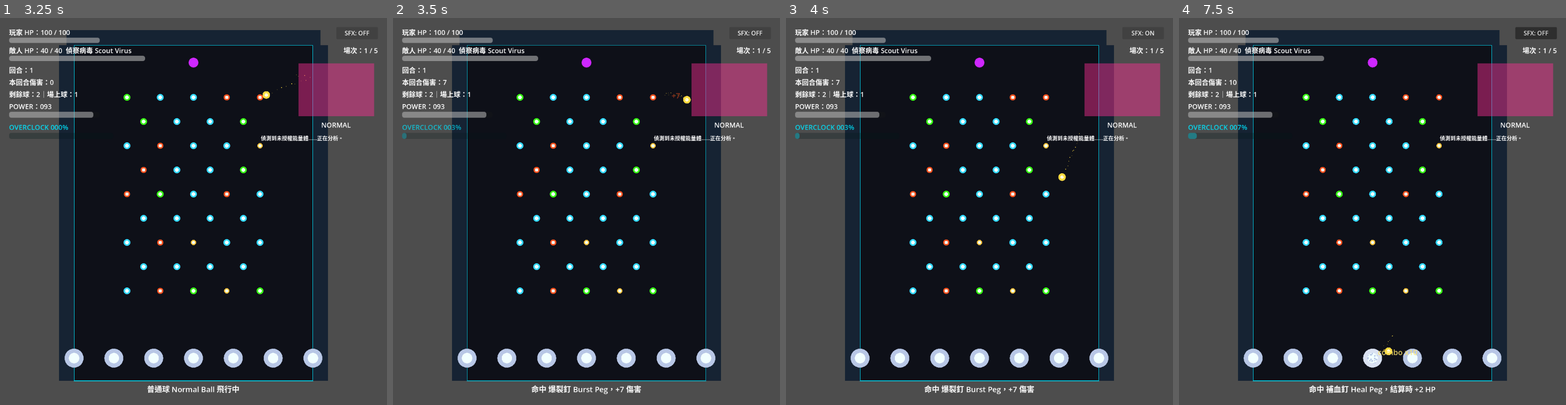
Above: before the commit, frames 1-4 (left to right).
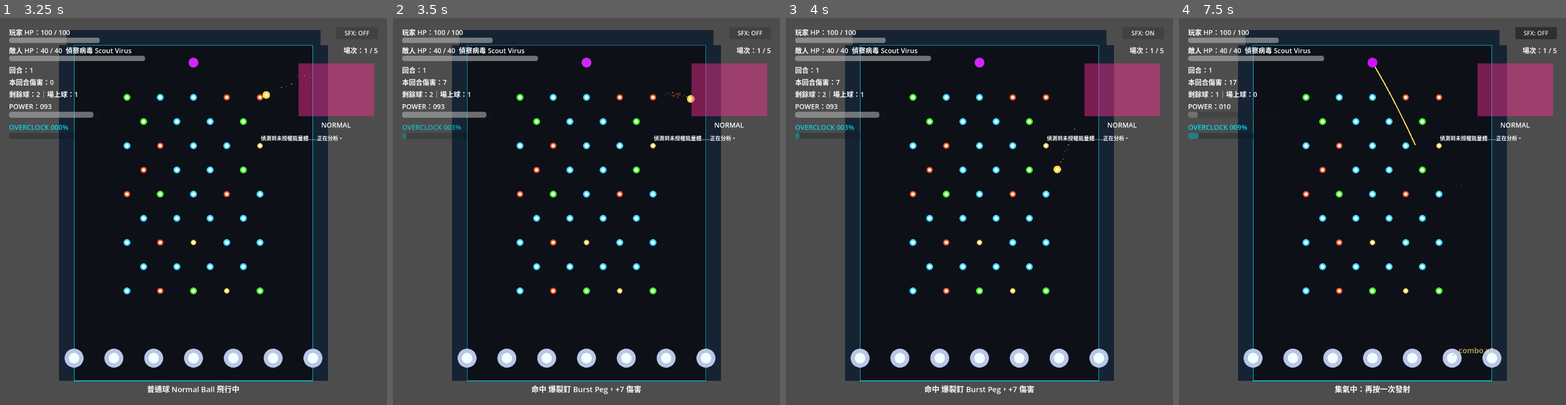
Above: after the commit, the same moments.

Repository: testBP0612/NanoDungeon
Game: Godot game, scene res://Scenes/MainMenu.tscn
Same seed, same stepped clock (60 frames per second), same inputs: the game is played once before the commit and once after it.
Inputs (mouse positions are in pixels of both pictures, inside the frame that each line leads up to):
- Up to frame 1 (3.25 s): click "開始" at 0.5 s; click "SFX: ON" at 1.25 s; click "SFX: OFF" at 2 s; click "SFX: ON" at 2.75 s
- Up to frame 2 (3.5 s): no input
- Up to frame 3 (4 s): click "SFX: OFF" at 3.5 s
- Up to frame 4 (7.5 s): click "SFX: ON" at 4.25 s; click "SFX: OFF" at 5 s; tap Enter at 5.75 s; move the mouse to (1457, 192) at 5.77 s; click (1457, 192) at 5.92 s; tap Space at 6.02, 6.77 s; move the mouse to (1295, 230) at 6.52 s; click (1295, 230) at 6.67 s; move the mouse to (1411, 126) at 7.27 s; click (1411, 126) at 7.42 s

Frame 1 is identical in both runs. In frame 2, less than 0.1% of the frame differs, in the area x 70-78%, y 19-23%; in frame 3, less than 0.1%; in frame 4, 1.3%, in the area x 4-84%, y 10-98%.

Commit message:
Implement Phase 11: overkill execute, player attack VFX, peg bounce tuning
- Ball.gd: generalize bumper into _apply_speed_boost; normal pegs use peg_bounce_boost, bottom row keeps bounce_multiplier; both capped by max_ball_speed.
- Battle.gd: re-entrancy-guarded OVERKILL execute when round damage >= enemy HP; player attack VFX on settle.
- BattleFX.gd: show_overkill_cutin + play_player_attack (procedural).
- DataLoader.gd: validate execute/peg_bounce_boost/max_ball_speed and feel overkill_cutin/player_attack.
- Data: player.json + feel.json Phase 11 params.

Reviewed: execute guard prevents double-settle / FSM re-entry; JSON valid; FX methods present.

Co-Authored-By: Claude Opus 4.8 <noreply@anthropic.com>

Diff:
--- a/Data/feel.json
+++ b/Data/feel.json
@@ -91,6 +91,43 @@
       "count_up_seconds": 0.42,
       "enemy_hp_drain_seconds": 0.46
     },
+    "overkill_cutin": {
+      "enabled": true,
+      "text": "OVERKILL / 強制清除",
+      "flash_color": "#FFE85C",
+      "flash_alpha": 0.82,
+      "flash_seconds": 0.42,
+      "cut_in_seconds": 0.68,
+      "font_size": 68,
+      "start_scale": 0.72,
+      "peak_scale": 1.1,
+      "end_scale": 1.22,
+      "shake_strength": 14.0,
+      "shake_duration": 0.32,
+      "camera_zoom_punch": 0.07,
+      "particle_amount": 46,
+      "particle_lifetime": 0.38
+    },
+    "player_attack": {
+      "enabled": true,
+      "gather_seconds": 0.16,
+      "travel_seconds": 0.18,
+      "impact_hold_seconds": 0.08,
+      "fade_seconds": 0.14,
+      "base_width": 5.0,
+      "max_width": 18.0,
+      "damage_scale_reference": 120.0,
+      "normal_color": "#00E5FF",
+      "overload_color": "#FFC83D",
+      "core_color": "#FFFFFF",
+      "gather_particle_amount": 18,
+      "impact_particle_amount": 26,
+      "particle_lifetime": 0.26,
+      "projectile_radius": 7.0,
+      "projectile_max_scale": 2.4,
+      "sfx_pitch_min": 0.92,
+      "sfx_pitch_max": 1.35
+    },
     "particles": {
       "launch_amount": 8,
       "launch_lifetime": 0.18,
--- a/Data/player.json
+++ b/Data/player.json
@@ -15,6 +15,12 @@
     "ball_radius": 10.0,
     "ball_gravity_scale": 1.0,
     "ball_bounce": 0.9,
-    "ball_friction": 0.0
+    "ball_friction": 0.0,
+    "peg_bounce_boost": 1.15,
+    "max_ball_speed": 1600.0,
+    "execute": {
+      "enabled": true,
+      "margin": 0
+    }
   }
 }
--- a/Scripts/Ball.gd
+++ b/Scripts/Ball.gd
@@ -10,6 +10,7 @@
 var _recovered := false
 var _launch_speed := 0.0
 var _bounce_multiplier := 1.0
+var _peg_bounce_boost := 1.0
 var _max_ball_speed := 0.0
 var _ball_color := Color(1.0, 0.86, 0.25)
 var _peg_rehit_cooldown := 0.0
@@ -34,7 +35,8 @@
 	_peg_rehit_cooldown = float(_feel_config["peg_rehit_cooldown_seconds"])
 	var bottom_row: Dictionary = field_config.get("bottom_row", {})
 	_bounce_multiplier = float(bottom_row.get("bounce_multiplier", 1.0))
-	_max_ball_speed = float(bottom_row.get("max_ball_speed", 0.0))
+	_peg_bounce_boost = float(player_config.get("peg_bounce_boost", 1.0))
+	_max_ball_speed = float(player_config.get("max_ball_speed", bottom_row.get("max_ball_speed", 0.0)))
 	_ball_color = _color_for_ball(ball_id)
 	radius = float(player_config["ball_radius"])
 	gravity_scale = float(player_config["ball_gravity_scale"])
@@ -77,7 +79,9 @@
 		if not _can_hit_peg(body):
 			return
 		if String(body.get_peg_id()) == "bounce_peg":
-			_apply_bumper_boost()
+			_apply_speed_boost(_bounce_multiplier)
+		else:
+			_apply_speed_boost(_peg_bounce_boost)
 		if body.has_method("play_hit_feedback"):
 			body.play_hit_feedback()
 		var hit_color := Color(0.2, 0.85, 1.0)
@@ -93,13 +97,13 @@
 	return _combo_hits
 
 
-func _apply_bumper_boost() -> void:
-	if _bounce_multiplier <= 0.0:
+func _apply_speed_boost(multiplier: float) -> void:
+	if multiplier <= 0.0:
 		return
 	var current_speed := linear_velocity.length()
 	if current_speed <= 0.01:
 		return
-	var boosted_speed := current_speed * _bounce_multiplier
+	var boosted_speed := current_speed * multiplier
 	if _max_ball_speed > 0.0:
 		boosted_speed = min(boosted_speed, _max_ball_speed)
 	linear_velocity = linear_velocity.normalized() * boosted_speed
--- a/Scripts/Battle.gd
+++ b/Scripts/Battle.gd
@@ -31,6 +31,7 @@
 var _settlement_animating := false
 var _overload_triggered_this_round := false
 var _overload_active_this_round := false
+var _execute_in_progress := false
 var launch_direction_locked := false
 var locked_launch_direction := Vector2.DOWN
 var round_context: RefCounted = ROUND_CONTEXT_SCRIPT.new()
@@ -85,6 +86,8 @@
 
 
 func _input(event: InputEvent) -> void:
+	if _execute_in_progress:
+		return
 	if state != BattleState.AIMING:
 		return
 	if event is InputEventMouseButton and event.button_index == MOUSE_BUTTON_LEFT and event.pressed:
@@ -135,6 +138,12 @@
 			enemy_portrait.color = Color(1.0, 0.42, 0.12, 0.55)
 		_:
 			enemy_portrait.color = Color(1.0, 0.18, 0.58, 0.45)
+
+
+func _enemy_hit_position() -> Vector2:
+	if enemy_portrait == null:
+		return Vector2(512, 600)
+	return enemy_portrait.get_global_rect().get_center()
 
 
 func _spawn_pegs() -> void:
@@ -171,6 +180,8 @@
 
 
 func _transition_to(next_state: BattleState, message := "") -> void:
+	if _execute_in_progress and next_state not in [BattleState.CHECK, BattleState.REWARD, BattleState.GAME_OVER, BattleState.VICTORY]:
+		return
 	state = next_state
 	match state:
 		BattleState.ROUND_START:
@@ -194,6 +205,7 @@
 
 func _begin_round() -> void:
 	round_index += 1
+	_execute_in_progress = false
 	_overload_triggered_this_round = false
 	if RunState.should_force_overload(overload_config):
 		_trigger_overload(true)
@@ -208,6 +220,8 @@
 
 
 func _handle_launch_input() -> void:
+	if _execute_in_progress:
+		return
 	if not is_charging_launch:
 		is_charging_launch = true
 		launch_direction_locked = true
@@ -220,6 +234,8 @@
 
 
 func _fire_ball() -> void:
+	if _execute_in_progress:
+		return
 	if round_context.balls_remaining <= 0:
 		return
 
@@ -328,6 +344,8 @@
 
 
 func _on_ball_peg_hit(peg_id: String, hit_position: Vector2, hit_color: Color, combo_count: int) -> void:
+	if _execute_in_progress:
+		return
 	var peg_def := RunState.get_modified_peg_def(DataLoader.get_peg(peg_id))
 	var damage_multiplier := _overload_damage_multiplier()
 	var result: Dictionary = effect_resolver.apply_peg_effect(peg_def, round_context, damage_multiplier)
@@ -352,6 +370,7 @@
 	var overload_pitch_bonus := float(overload_config.get("sfx", {}).get("active_hit_pitch_bonus", 0.0)) if RunState.is_overload_active() else 0.0
 	battle_fx.play_sfx("hit", 1.0 + overload_pitch_bonus + float(max(combo_count - 1, 0)) * float(combo_config.get("sfx_pitch_step", 0.06)))
 	_update_ui()
+	_try_trigger_execute()
 
 
 func _on_ball_wall_hit(_hit_position: Vector2) -> void:
@@ -363,6 +382,8 @@
 	if ball != null and ball.has_method("get_combo_hits"):
 		hit_count = int(ball.get_combo_hits())
 	round_context.balls_in_play = max(0, round_context.balls_in_play - 1)
+	if _execute_in_progress:
+		return
 	status_label.text = "球已回收：%s" % reason
 	var drain_config: Dictionary = feel_config.get("drain", {})
 	if hit_count <= int(drain_config.get("miss_hit_threshold", 1)):
@@ -382,6 +403,8 @@
 
 
 func _settle_round() -> void:
+	if _execute_in_progress:
+		return
 	await _wait_pacing("settle_pre_delay")
 	var settlement: Dictionary = effect_resolver.apply_settlement_effects(round_context)
 	var bonus_damage := int(settlement.get("bonus_damage", 0))
@@ -399,6 +422,7 @@
 	if heal_amount > 0:
 		status_label.text += "，回復 %s HP" % heal_amount
 	_settlement_animating = true
+	await battle_fx.play_player_attack(launcher_position, _enemy_hit_position(), round_context.damage_accumulator, enemy_max_hp, RunState.is_overload_active())
 	await battle_fx.animate_settlement(damage_label, enemy_hp_bar, round_context.damage_accumulator, previous_enemy_hp, next_enemy_hp)
 	_settlement_animating = false
 	enemy_hp = next_enemy_hp
@@ -408,6 +432,52 @@
 	battle_fx.play_sfx("settle")
 	await _wait_pacing("settle_post_delay")
 	_finish_overload_round()
+	await _transition_to(BattleState.CHECK)
+
+
+func _try_trigger_execute() -> void:
+	if _execute_in_progress or enemy_hp <= 0:
+		return
+	var execute_config: Dictionary = player_config.get("execute", {})
+	if not bool(execute_config.get("enabled", true)):
+		return
+	var margin := int(execute_config.get("margin", 0))
+	if round_context.damage_accumulator < enemy_hp + margin:
+		return
+	call_deferred("_begin_execute_clear")
+
+
+func _begin_execute_clear() -> void:
+	if _execute_in_progress:
+		return
+	_execute_in_progress = true
+	state = BattleState.SETTLE
+	_reset_charge()
+	round_context.balls_remaining = 0
+	status_label.text = "強制清除序列啟動"
+	for child in ball_container.get_children():
+		if child != null and child.has_method("recover"):
+			child.recover("execute")
+	round_context.balls_in_play = 0
+	if round_context.pending_heal > 0:
+		RunState.heal_player(round_context.pending_heal)
+	if not _overload_triggered_this_round:
+		RunState.record_overload_miss_round(overload_config)
+	round_context.mark_settled()
+	var previous_enemy_hp := enemy_hp
+	var resolved_damage: int = max(int(round_context.damage_accumulator), previous_enemy_hp)
+	await battle_fx.show_overkill_cutin()
+	await battle_fx.play_player_attack(launcher_position, _enemy_hit_position(), resolved_damage, enemy_max_hp, RunState.is_overload_active())
+	_settlement_animating = true
+	await battle_fx.animate_settlement(damage_label, enemy_hp_bar, resolved_damage, previous_enemy_hp, 0)
+	_settlement_animating = false
+	enemy_hp = 0
+	_last_enemy_hp = enemy_hp
+	battle_fx.show_floating_text("OVERKILL %s" % resolved_damage, Vector2(512, 610), Color(1.0, 0.92, 0.34))
+	await battle_fx.flash_enemy_hit(enemy_portrait)
+	battle_fx.play_sfx("settle", 1.12)
+	_finish_overload_round()
+	_execute_in_progress = false
 	await _transition_to(BattleState.CHECK)
 
 
--- a/Scripts/BattleFX.gd
+++ b/Scripts/BattleFX.gd
@@ -14,6 +14,8 @@
 var _overload_wash: ColorRect
 var _overload_scanlines: Control
 var _overload_cut_in: Label
+var _overkill_flash: ColorRect
+var _overkill_cut_in: Label
 var _low_hp_edges: Array[ColorRect] = []
 var _low_hp_phase := 0.0
 var _overload_phase := 0.0
@@ -298,6 +300,111 @@
 	if hp_bar != null:
 		tween.tween_property(hp_bar, "value", to_hp, drain_duration).from(from_hp)
 	await tween.finished
+
+
+func show_overkill_cutin() -> void:
+	var config := _overkill_cutin_config()
+	if not bool(config.get("enabled", true)):
+		return
+	_ensure_overlay_nodes()
+	var flash_color := Color(String(config.get("flash_color", "#FFE85C")))
+	flash_color.a = float(config.get("flash_alpha", 0.82))
+	_flash_overlay(_overkill_flash, flash_color, float(config.get("flash_seconds", 0.42)))
+	spawn_particles(
+		Vector2(512, 512),
+		Color(String(config.get("flash_color", "#FFE85C"))),
+		int(config.get("particle_amount", 46)),
+		float(config.get("particle_lifetime", 0.38))
+	)
+	if _overkill_cut_in != null:
+		_overkill_cut_in.text = String(config.get("text", "OVERKILL / 強制清除"))
+		_overkill_cut_in.add_theme_font_size_override("font_size", int(config.get("font_size", 68)))
+		_overkill_cut_in.modulate = Color(1.0, 0.92, 0.34, 0.0)
+		_overkill_cut_in.scale = Vector2.ONE * float(config.get("start_scale", 0.72))
+		var tween := create_tween()
+		tween.parallel().tween_property(_overkill_cut_in, "modulate:a", 1.0, 0.08)
+		tween.parallel().tween_property(_overkill_cut_in, "scale", Vector2.ONE * float(config.get("peak_scale", 1.1)), 0.14)
+		tween.tween_interval(float(config.get("cut_in_seconds", 0.68)) * 0.5)
+		tween.parallel().tween_property(_overkill_cut_in, "modulate:a", 0.0, 0.18)
+		tween.parallel().tween_property(_overkill_cut_in, "scale", Vector2.ONE * float(config.get("end_scale", 1.22)), 0.18)
+	start_screen_shake(float(config.get("shake_strength", 14.0)), float(config.get("shake_duration", 0.32)))
+	_punch_camera_zoom(float(config.get("camera_zoom_punch", 0.07)), float(config.get("flash_seconds", 0.42)))
+	play_sfx("settle", 0.78)
+	await get_tree().create_timer(float(config.get("cut_in_seconds", 0.68))).timeout
+
+
+func play_player_attack(from_position: Vector2, to_position: Vector2, damage: int, enemy_max_hp: int, overload_active: bool) -> void:
+	var config := _player_attack_config()
+	if not bool(config.get("enabled", true)) or damage <= 0:
+		return
+	var scale_reference: float = max(1.0, min(float(config.get("damage_scale_reference", 120.0)), float(max(enemy_max_hp, 1))))
+	var intensity: float = clamp(float(damage) / scale_reference, 0.0, 1.0)
+	var attack_color := Color(String(config.get("overload_color", "#FFC83D"))) if overload_active else Color(String(config.get("normal_color", "#00E5FF")))
+	var core_color := Color(String(config.get("core_color", "#FFFFFF")))
+	var beam_width: float = lerp(float(config.get("base_width", 5.0)), float(config.get("max_width", 18.0)), intensity)
+	var projectile_radius := float(config.get("projectile_radius", 7.0))
+	var projectile := Polygon2D.new()
+	projectile.polygon = _circle_points(projectile_radius, 18)
+	projectile.color = attack_color
+	projectile.position = from_position
+	projectile.scale = Vector2.ONE
+	projectile.z_index = 22
+	add_child(projectile)
+	spawn_particles(
+		from_position,
+		attack_color,
+		int(round(float(config.get("gather_particle_amount", 18)) * (1.0 + intensity))),
+		float(config.get("particle_lifetime", 0.26))
+	)
+	var gather_seconds := float(config.get("gather_seconds", 0.16))
+	if gather_seconds > 0.0:
+		await get_tree().create_timer(gather_seconds).timeout
+
+	var beam := Line2D.new()
+	beam.width = beam_width
+	beam.default_color = attack_color
+	beam.points = PackedVector2Array([from_position, from_position])
+	beam.z_index = 20
+	add_child(beam)
+	var core := Line2D.new()
+	core.width = max(1.0, beam_width * 0.36)
+	core.default_color = core_color
+	core.points = PackedVector2Array([from_position, from_position])
+	core.z_index = 21
+	add_child(core)
+
+	var travel_seconds := float(config.get("travel_seconds", 0.18))
+	var tween := create_tween()
+	var update_beam := func(value: float) -> void:
+		var current := from_position.lerp(to_position, value)
+		beam.points = PackedVector2Array([from_position, current])
+		core.points = PackedVector2Array([from_position, current])
+	tween.tween_method(update_beam, 0.0, 1.0, travel_seconds)
+	tween.parallel().tween_property(projectile, "position", to_position, travel_seconds)
+	tween.parallel().tween_property(projectile, "scale", Vector2.ONE * lerp(1.0, float(config.get("projectile_max_scale", 2.4)), intensity), travel_seconds)
+	await tween.finished
+
+	spawn_particles(
+		to_position,
+		attack_color,
+		int(round(float(config.get("impact_particle_amount", 26)) * (1.0 + intensity))),
+		float(config.get("particle_lifetime", 0.26))
+	)
+	var min_pitch := float(config.get("sfx_pitch_min", 0.92))
+	var max_pitch := float(config.get("sfx_pitch_max", 1.35))
+	play_sfx("hit", lerp(min_pitch, max_pitch, intensity))
+	start_screen_shake(lerp(2.0, 7.0, intensity), lerp(0.08, 0.18, intensity))
+
+	var hold_seconds := float(config.get("impact_hold_seconds", 0.08))
+	if hold_seconds > 0.0:
+		await get_tree().create_timer(hold_seconds).timeout
+	var fade := create_tween()
+	fade.parallel().tween_property(beam, "modulate:a", 0.0, float(config.get("fade_seconds", 0.14)))
+	fade.parallel().tween_property(core, "modulate:a", 0.0, float(config.get("fade_seconds", 0.14)))
+	fade.parallel().tween_property(projectile, "modulate:a", 0.0, float(config.get("fade_seconds", 0.14)))
+	fade.tween_callback(beam.queue_free)
+	fade.tween_callback(core.queue_free)
+	fade.tween_callback(projectile.queue_free)
 
 
 func flash_reroll_peg(peg: Node, delay: float) -> void:
@@ -465,6 +572,20 @@
 		_overload_cut_in.modulate.a = 0.0
 		_overload_cut_in.mouse_filter = Control.MOUSE_FILTER_IGNORE
 		_ui_root.add_child(_overload_cut_in)
+	if _overkill_flash == null:
+		_overkill_flash = _make_full_rect("OverkillFlash", Color.TRANSPARENT)
+		_ui_root.add_child(_overkill_flash)
+	if _overkill_cut_in == null:
+		_overkill_cut_in = Label.new()
+		_overkill_cut_in.name = "OverkillCutIn"
+		_overkill_cut_in.position = Vector2(118, 384)
+		_overkill_cut_in.size = Vector2(788, 128)
+		_overkill_cut_in.horizontal_alignment = HORIZONTAL_ALIGNMENT_CENTER
+		_overkill_cut_in.vertical_alignment = VERTICAL_ALIGNMENT_CENTER
+		_overkill_cut_in.add_theme_font_size_override("font_size", 68)
+		_overkill_cut_in.modulate.a = 0.0
+		_overkill_cut_in.mouse_filter = Control.MOUSE_FILTER_IGNORE
+		_ui_root.add_child(_overkill_cut_in)
 	if _low_hp_edges.is_empty():
 		_low_hp_edges.append(_make_edge_rect("LowHpTop", Vector2(0, 0), Vector2(1024, 90)))
 		_low_hp_edges.append(_make_edge_rect("LowHpBottom", Vector2(0, 934), Vector2(1024, 90)))
@@ -511,6 +632,15 @@
 	return root
 
 
+func _circle_points(radius: float, point_count: int) -> PackedVector2Array:
+	var points := PackedVector2Array()
+	var safe_count: int = max(6, point_count)
+	for index in range(safe_count):
+		var angle := TAU * float(index) / float(safe_count)
+		points.append(Vector2(cos(angle), sin(angle)) * radius)
+	return points
+
+
 func _flash_overlay(rect: ColorRect, color: Color, duration: float) -> void:
 	if rect == null:
 		return
@@ -598,6 +728,14 @@
 	return feel_config.get("settlement", {})
 
 
+func _overkill_cutin_config() -> Dictionary:
+	return feel_config.get("overkill_cutin", {})
+
+
+func _player_attack_config() -> Dictionary:
+	return feel_config.get("player_attack", {})
+
+
 func _reroll_flash_config() -> Dictionary:
 	return feel_config.get("reroll_flash", {})
 
--- a/Scripts/DataLoader.gd
+++ b/Scripts/DataLoader.gd
@@ -166,6 +166,9 @@
 		"ball_gravity_scale",
 		"ball_bounce",
 		"ball_friction",
+		"peg_bounce_boost",
+		"max_ball_speed",
+		"execute",
 	]
 
 	if typeof(config) != TYPE_DICTIONARY:
@@ -181,6 +184,15 @@
 		push_error("Player launch_speed_max must be >= launch_speed_min")
 	if float(config.get("charge_cycle_seconds", 0.0)) <= 0.0:
 		push_error("Player charge_cycle_seconds must be > 0")
+	if float(config.get("peg_bounce_boost", 0.0)) <= 0.0:
+		push_error("Player peg_bounce_boost must be > 0")
+	if float(config.get("max_ball_speed", 0.0)) <= 0.0:
+		push_error("Player max_ball_speed must be > 0")
+	var execute: Dictionary = config.get("execute", {})
+	if typeof(execute) != TYPE_DICTIONARY:
+		push_error("Player execute config must be a dictionary")
+	if float(execute.get("margin", 0.0)) < 0.0:
+		push_error("Player execute.margin must be >= 0")
 
 	return (config as Dictionary).duplicate(true)
 
@@ -205,6 +217,8 @@
 		"reroll_flash",
 		"upgrade_card",
 		"settlement",
+		"overkill_cutin",
+		"player_attack",
 		"sfx",
 		"hp_tween_duration",
 	]
@@ -221,6 +235,20 @@
 		push_error("feel.aim_preview.point_count must be >= 2")
 	if float(aim_preview.get("time_step", 0.0)) <= 0.0:
 		push_error("feel.aim_preview.time_step must be > 0")
+	var overkill_cutin: Dictionary = config.get("overkill_cutin", {})
+	if float(overkill_cutin.get("flash_seconds", 0.0)) <= 0.0:
+		push_error("feel.overkill_cutin.flash_seconds must be > 0")
+	if float(overkill_cutin.get("cut_in_seconds", 0.0)) <= 0.0:
+		push_error("feel.overkill_cutin.cut_in_seconds must be > 0")
+	var player_attack: Dictionary = config.get("player_attack", {})
+	if float(player_attack.get("gather_seconds", 0.0)) < 0.0:
+		push_error("feel.player_attack.gather_seconds must be >= 0")
+	if float(player_attack.get("travel_seconds", 0.0)) <= 0.0:
+		push_error("feel.player_attack.travel_seconds must be > 0")
+	if float(player_attack.get("damage_scale_reference", 0.0)) <= 0.0:
+		push_error("feel.player_attack.damage_scale_reference must be > 0")
+	if float(player_attack.get("max_width", 0.0)) < float(player_attack.get("base_width", 0.0)):
+		push_error("feel.player_attack.max_width must be >= base_width")
 
 	return config.duplicate(true)
 
